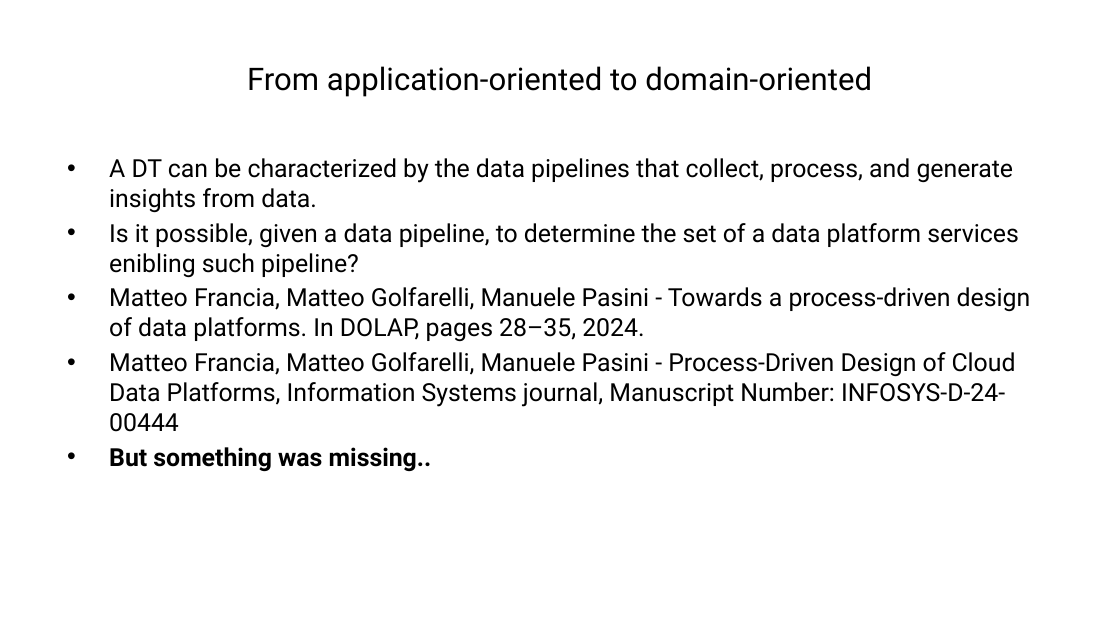
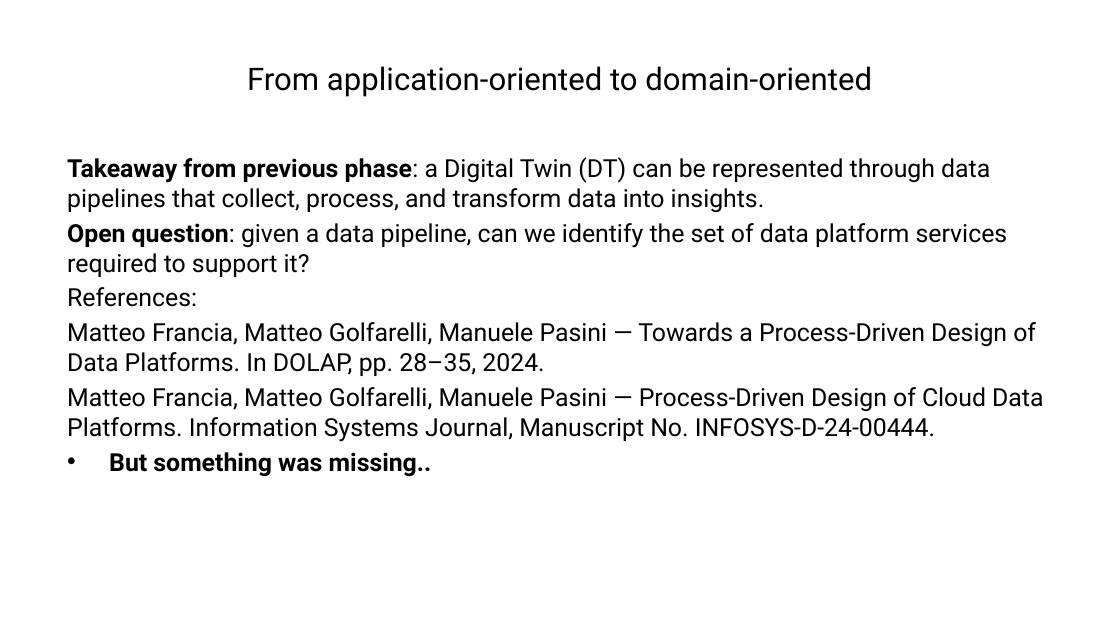
Before and after one commit to ManuelePasini/slides-markdown, a slide deck: slide 9 of phd_secondyear.pptx. Drawn at 1120x630 pixels with LibreOffice and Linux fonts; fonts in the diff are those of the drawing. Boxes give left, top, right and bottom in pixels: in the first picture for what was removed or moved away, otherwise in the second. Text is boxed around its words. In the diff, an @@ line names an element or a change of style, - is before the commit and + after.

```diff
--- a/phd_secondyear.pptx
+++ b/phd_secondyear.pptx
@@ text at <box>67,157,1043,442</box>: text changed @@
-• A DT can be characterized by the data pipelines that collect, process, and generate insights from data.
-• Is it possible, given a data pipeline, to determine the set of a data platform services enibling such pipeline?
-• Matteo Francia, Matteo Golfarelli, Manuele Pasini - Towards a process-driven design of data platforms. In DOLAP, pages 28–35, 2024.
-• Matteo Francia, Matteo Golfarelli, Manuele Pasini - Process-Driven Design of Cloud Data Platforms, Information Systems journal, Manuscript Number: INFOSYS-D-24-00444
+Takeaway from previous phase: a Digital Twin (DT) can be represented through data pipelines that collect, process, and transform data into insights.
+Open question: given a data pipeline, can we identify the set of data platform services required to support it?
+References:
+Matteo Francia, Matteo Golfarelli, Manuele Pasini — Towards a Process-Driven Design of Data Platforms. In DOLAP, pp. 28–35, 2024.
+Matteo Francia, Matteo Golfarelli, Manuele Pasini — Process-Driven Design of Cloud Data Platforms. Information Systems Journal, Manuscript No. INFOSYS-D-24-00444.
```
Also in this commit, not shown: 1 other slide changed, 6 other files.
